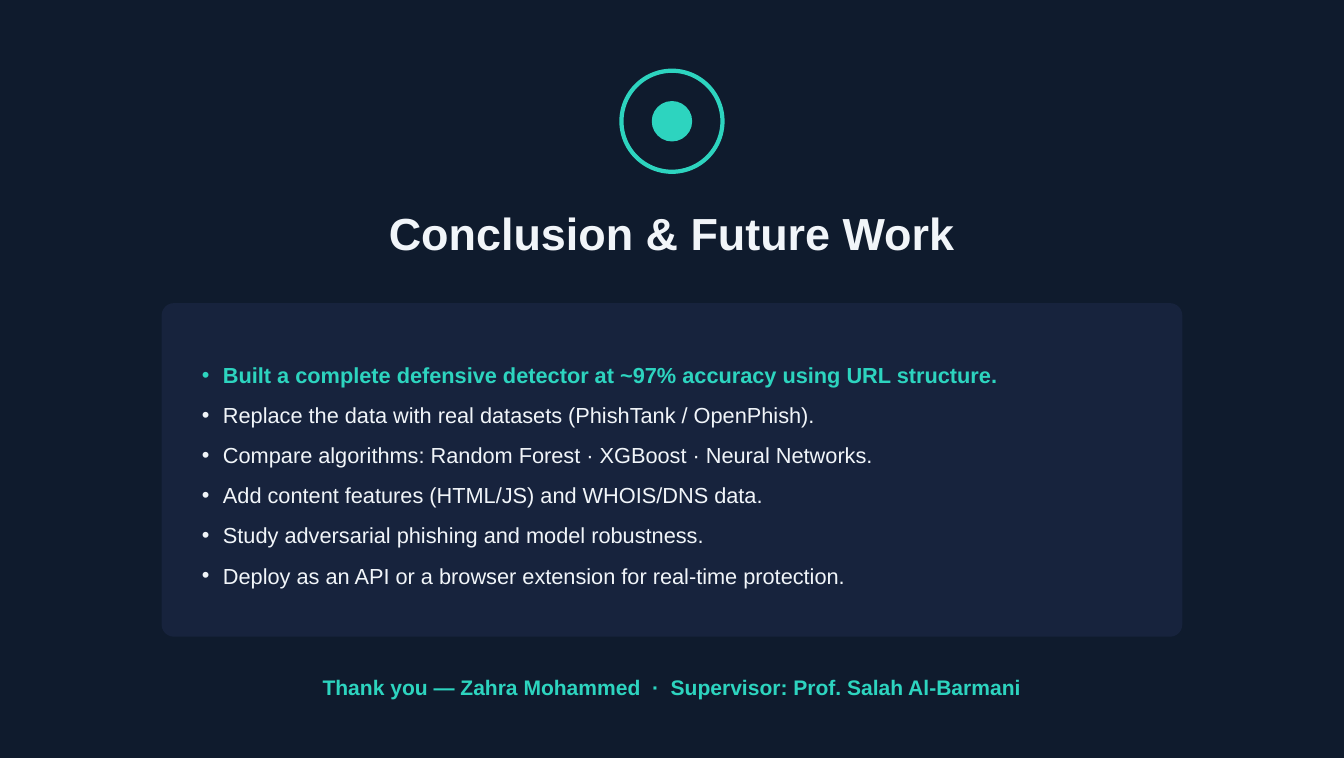
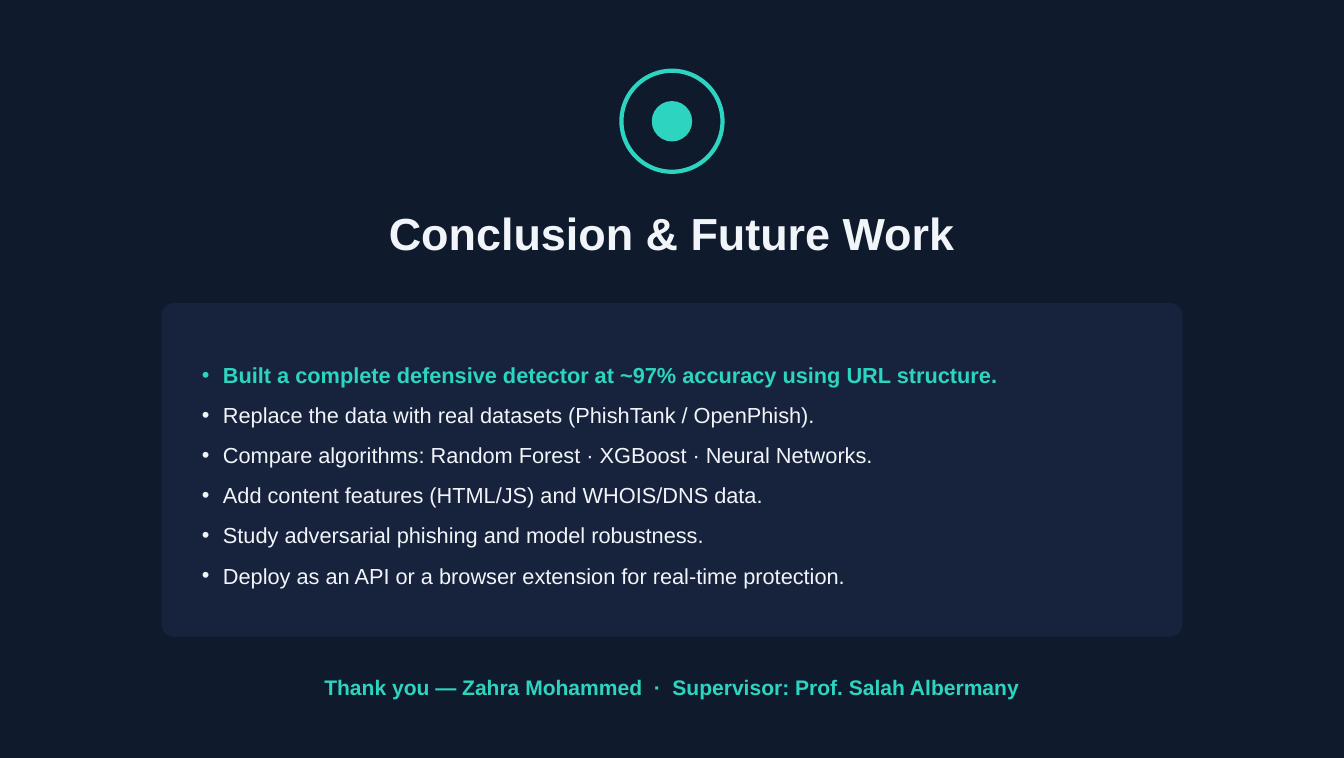
Before and after one commit to mantzr159-ops/M.N, a slide deck: slide 12 of phishing_detector/slides/phishing_detector_presentation_EN.pptx. Drawn at 1344x758 pixels with LibreOffice and Linux fonts; fonts in the diff are those of the drawing. Boxes give left, top, right and bottom in pixels: in the first picture for what was removed or moved away, otherwise in the second. Text is boxed around its words. In the diff, an @@ line names an element or a change of style, - is before the commit and + after.

```diff
--- a/phishing_detector/slides/phishing_detector_presentation_EN.pptx
+++ b/phishing_detector/slides/phishing_detector_presentation_EN.pptx
@@ text at [324,679,1019,700]: text changed @@
-Thank you — Zahra Mohammed · Supervisor: Prof. Salah Al-Barmani
+Thank you — Zahra Mohammed · Supervisor: Prof. Salah Albermany
```
Also in this commit, not shown: 1 other slide changed, 1 other file.
